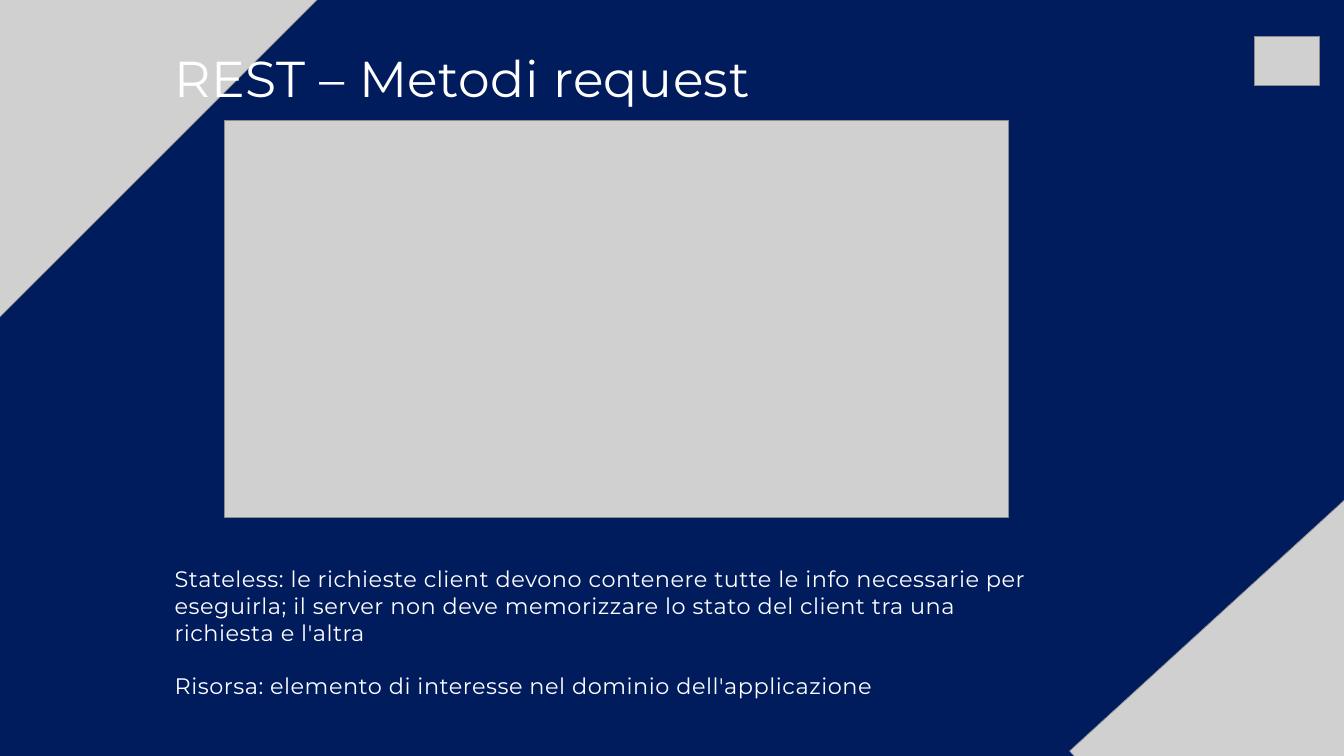
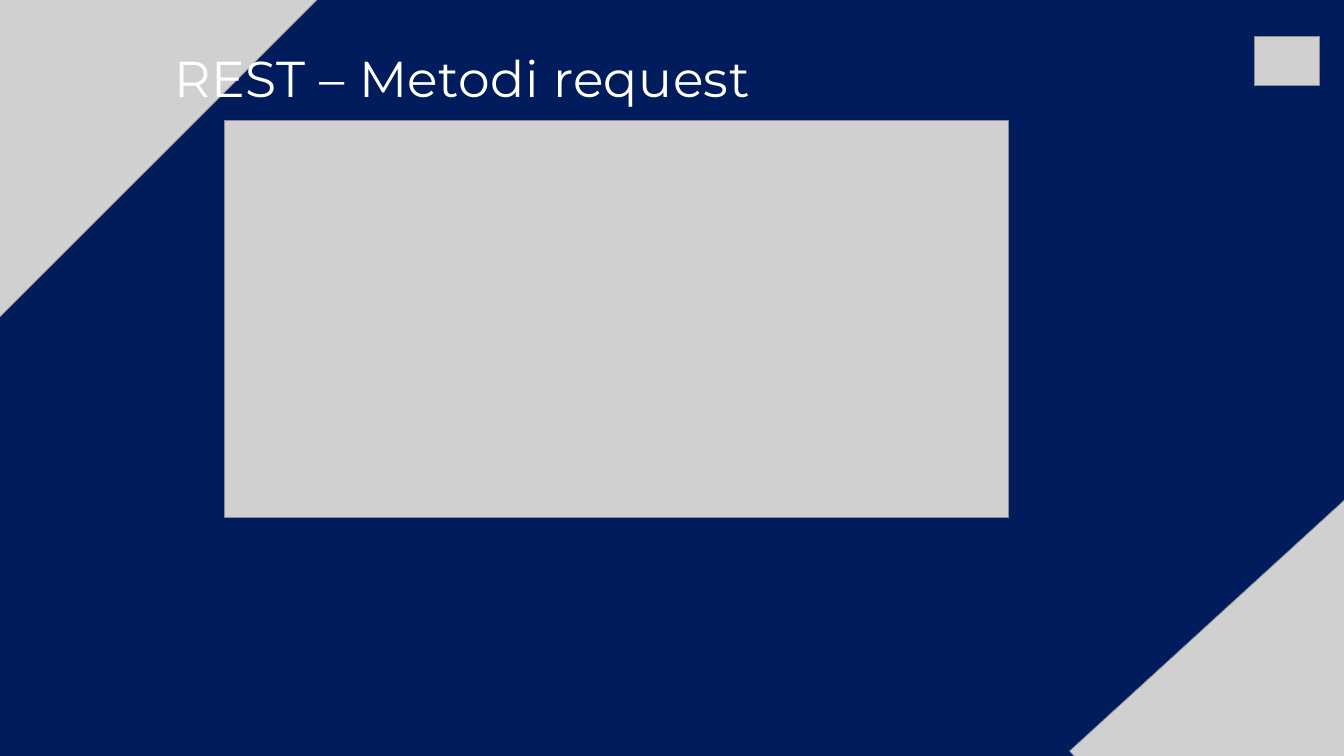
Before and after one commit to Burlesco70/CorsoFastAPI, a slide deck: slide 9 of materiale_raw/FastAPI-API Intro.pptx (slide 8 before the commit). Drawn at 1344x756 pixels with LibreOffice and Linux fonts; fonts in the diff are those of the drawing; grey boxes stand for pictures. Boxes give left, top, right and bottom in pixels: in the first picture for what was removed or moved away, otherwise in the second. Text is boxed around its words. In the diff, an @@ line names an element or a change of style, - is before the commit and + after.

```diff
--- a/materiale_raw/FastAPI-API Intro.pptx
+++ b/materiale_raw/FastAPI-API Intro.pptx
@@ text at [175,570,1025,699]: paragraphs removed @@
-Stateless: le richieste client devono contenere tutte le info necessarie per eseguirla; il server non deve memorizzare lo stato del client tra una richiesta e l'altra
-Risorsa: elemento di interesse nel dominio dell'applicazione
```
Also in this commit, not shown: 1 slide added, 3 other files.
